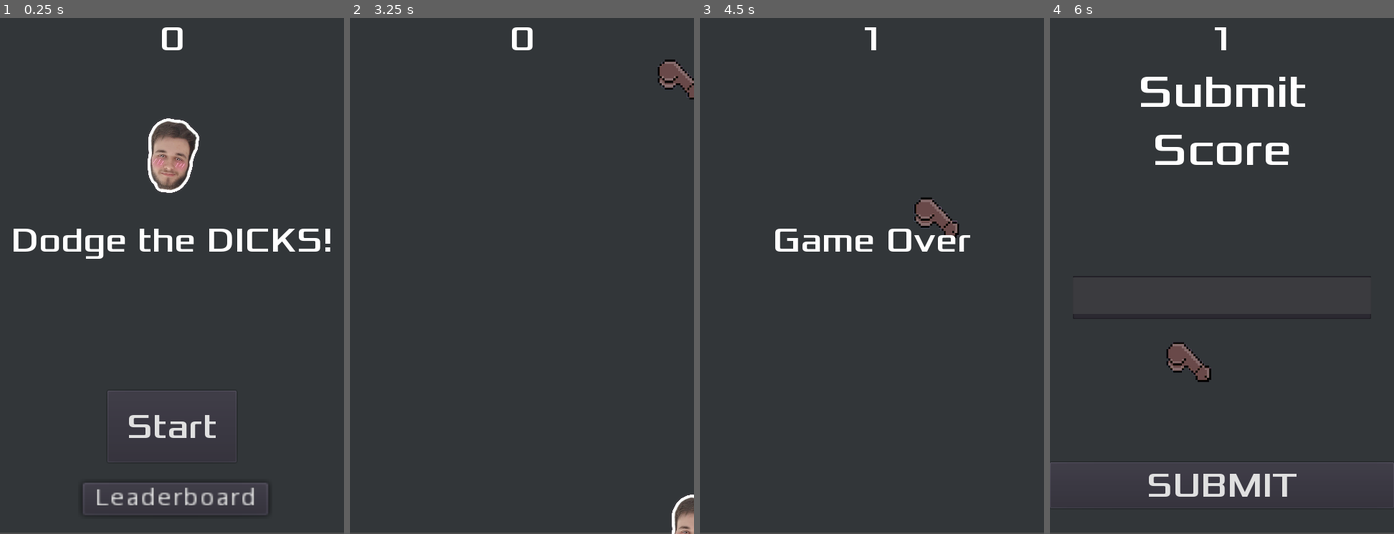
Above: before the commit, frames 1-4 (left to right).
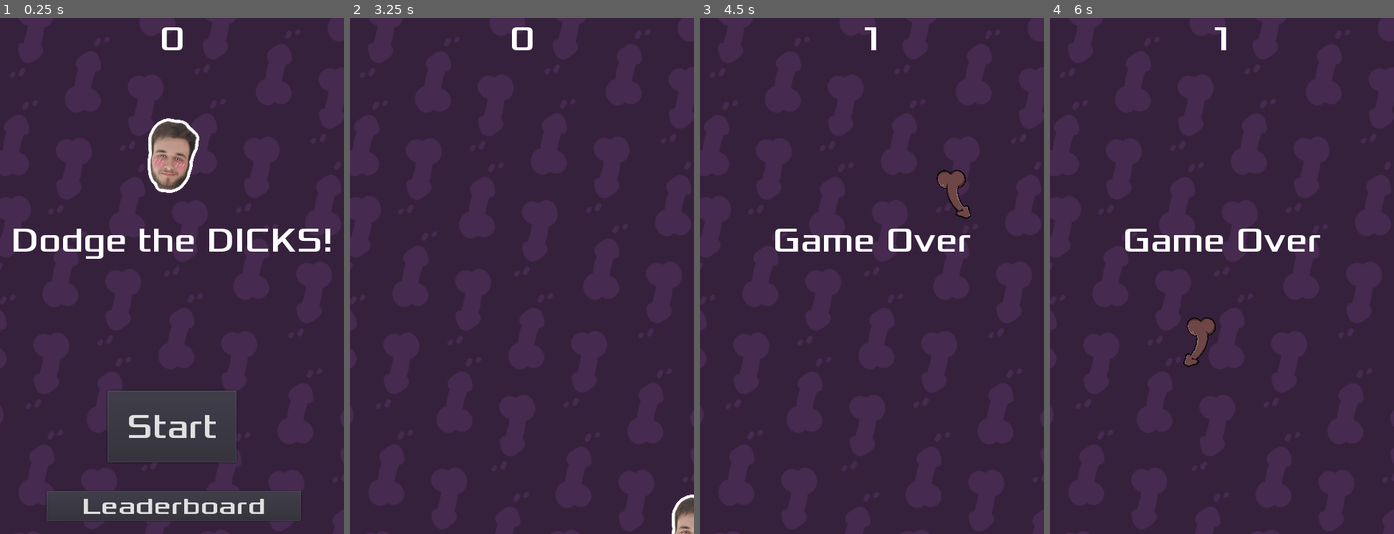
Above: after the commit, the same moments.

Repository: tonto98/DodgeTheD
Game: Godot game, scene res://Main.tscn
Same seed, same stepped clock (60 frames per second), same inputs: the game is played once before the commit and once after it.
Inputs:
- Up to frame 1 (0.25 s): no input
- Up to frame 2 (3.25 s): click "Start" at 0.5 s; tap Enter at 1.25 s; hold D (move_right) 1.28-2.03 s; tap Space (start_game) at 1.35, 2.1, 2.85 s; hold S (move_down) 2.03-2.78 s; hold D (move_right) from 2.78 s (still down)
- Up to frame 3 (4.5 s): release D (move_right) at 3.53 s; hold W (move_up) 3.53-4.28 s; tap Space (start_game) at 3.6, 4.35 s; hold A (move_left) from 4.28 s (still down)
- Up to frame 4 (6 s): tap Space (start_game) at 5.1, 5.85 s; release A (move_left) at 5.78 s; hold S (move_down) from 5.78 s (still down)

The runs differ from the first frame. In frame 1, 2.4% of the frame differs, in the area x 0-100%, y 89-100%; in frame 2, 0.8%; in frame 3, 1.3%; in frame 4, 12%, in the area x 0-100%, y 11-100%.
Error in both runs: Unable to iterate on object of type 'Nil'. (res://Leaderboard.gd:15)

Commit message:
v2 complete

Diff:
--- a/HUD.tscn
+++ b/HUD.tscn
@@ -75,15 +75,15 @@
 one_shot = true
 
 [node name="LeaderboardButton" type="Button" parent="." groups=["hud"]]
-anchor_left = 0.5
 anchor_top = 1.0
-anchor_right = 0.5
+anchor_right = 1.0
 anchor_bottom = 1.0
-margin_left = -125.0
-margin_top = -72.0
-margin_right = -34.0
-margin_bottom = -52.0
-rect_scale = Vector2( 2.8536, 2.31094 )
+margin_left = 65.0
+margin_top = -60.0
+margin_right = 23.0
+margin_bottom = 4.0
+rect_scale = Vector2( 0.810746, 0.656569 )
+custom_fonts/font = SubResource( 2 )
 text = "Leaderboard"
 __meta__ = {
 "_edit_use_anchors_": false
--- a/Leaderboard.tscn
+++ b/Leaderboard.tscn
@@ -1,6 +1,7 @@
-[gd_scene load_steps=7 format=2]
+[gd_scene load_steps=8 format=2]
 
 [ext_resource path="res://Leaderboard.gd" type="Script" id=1]
+[ext_resource path="res://art/dicks/crown.png" type="Texture" id=2]
 
 [sub_resource type="DynamicFontData" id=1]
 font_path = "res://fonts/Xolonium-Regular.ttf"
@@ -71,4 +72,24 @@
 "_edit_use_anchors_": false
 }
 
+[node name="Dick1" type="TextureRect" parent="." groups=["leaderboard"]]
+margin_right = 40.0
+margin_bottom = 40.0
+rect_scale = Vector2( 0.0992246, 0.0992246 )
+texture = ExtResource( 2 )
+__meta__ = {
+"_edit_use_anchors_": false
+}
+
+[node name="Dick2" type="TextureRect" parent="." groups=["leaderboard"]]
+margin_left = 416.0
+margin_right = 1062.0
+margin_bottom = 1019.0
+rect_scale = Vector2( 0.0992246, 0.0992246 )
+texture = ExtResource( 2 )
+flip_h = true
+__meta__ = {
+"_edit_use_anchors_": false
+}
+
 [connection signal="pressed" from="BackButton" to="." method="_on_BackButton_pressed"]
--- a/Main.gd
+++ b/Main.gd
@@ -2,6 +2,11 @@
 
 export(PackedScene) var mob_scene
 var score = 0
+
+var test_counter = 0
+var camera_trauma = 0.0
+
+var mob_aim_offset = 4
 
 func _ready():
 	randomize()
@@ -27,6 +32,8 @@
 
 
 func _on_MobTimer_timeout():
+	test_counter += 1
+	print("Spawning mob: " + str(test_counter))
 	var mob_spawn_location = get_node("MobPath/MobSpawnLocation");
 	mob_spawn_location.offset = randi()
 
@@ -55,16 +62,16 @@
 	"""
 
 	# Choose the velocity.
-	var velocity = Vector2(1, 0).rotated(mob.rotation + rand_range(-PI / 4, PI / 4)) * get_random_speed()
+	var velocity = Vector2(1, 0).rotated(mob.rotation + rand_range(-PI / mob_aim_offset, PI / mob_aim_offset)) * get_random_speed()
 	#var velocity = Vector2(rand_velocity, rand_velocity)
 	mob.linear_velocity = velocity#.rotated(direction)
 
 func get_random_speed():
+	if score > 30:
+		return rand_range(400.0, 450.0)
 	if score > 13:
-		$ShakeCamera2D.add_trauma(0.4)
-		return rand_range(350.0, 450.0)
+		return rand_range(350.0, 400.0)
 	if score > 5:
-		$ShakeCamera2D.add_trauma(0.25)
 		return rand_range(250.0, 350.0)
 	return rand_range(150.0, 250.0)
 
@@ -72,11 +79,28 @@
 	score += 1
 	$HUD.update_score(score)
 
+	update_camera_shake()
+	update_mob_aim()
+
 	if score > 20:
-		var temp = $MobTimer.wait_time - 0.5
-		if temp > 0:
+		var temp = $MobTimer.wait_time - 0.005
+		if temp > 0.275:
 			$MobTimer.wait_time = temp
+	print("spawn rate is now: " + str($MobTimer.wait_time))
 
+func update_mob_aim():
+	var temp = mob_aim_offset + 0.12
+	if temp < 16:
+		mob_aim_offset = temp
+	print("Mob aim offset is: " + str(mob_aim_offset))
+
+func update_camera_shake():
+	if score == 5:
+		camera_trauma = 0.25
+	if score > 13 and camera_trauma <= 0.35:
+		camera_trauma += 0.002
+	print("camera trauma is: " + str(camera_trauma))
+	$ShakeCamera2D.add_trauma(camera_trauma)
 
 func _on_StartTimer_timeout():
 	$MobTimer.start()
--- a/Main.tscn
+++ b/Main.tscn
@@ -8,6 +8,7 @@
 [ext_resource path="res://art/game_over.mp3" type="AudioStream" id=6]
 [ext_resource path="res://ShakeCamera2D.gd" type="Script" id=7]
 [ext_resource path="res://Leaderboard.tscn" type="PackedScene" id=8]
+[ext_resource path="res://art/background.png" type="Texture" id=9]
 
 [sub_resource type="Curve2D" id=1]
 _data = {
@@ -18,10 +19,16 @@
 script = ExtResource( 2 )
 mob_scene = ExtResource( 3 )
 
-[node name="ColorRect" type="ColorRect" parent="."]
+[node name="TextureRect" type="TextureRect" parent="."]
 anchor_right = 1.0
 anchor_bottom = 1.0
-color = Color( 0.2, 0.215686, 0.227451, 1 )
+margin_left = -95.0
+margin_top = -106.0
+margin_right = 1045.0
+margin_bottom = 1334.0
+rect_scale = Vector2( 0.424731, 0.424731 )
+texture = ExtResource( 9 )
+stretch_mode = 2
 __meta__ = {
 "_edit_use_anchors_": false
 }
@@ -32,7 +39,7 @@
 position = Vector2( 240, 450 )
 
 [node name="MobTimer" type="Timer" parent="."]
-wait_time = 0.5
+wait_time = 0.7
 
 [node name="ScoreTimer" type="Timer" parent="."]
 
--- a/Mob.tscn
+++ b/Mob.tscn
@@ -1,31 +1,35 @@
-[gd_scene load_steps=8 format=2]
+[gd_scene load_steps=12 format=2]
 
-[ext_resource path="res://art/dicks/d2.png" type="Texture" id=1]
-[ext_resource path="res://art/dicks/d1.png" type="Texture" id=2]
-[ext_resource path="res://art/dicks/d3.png" type="Texture" id=3]
-[ext_resource path="res://art/dicks/d4.png" type="Texture" id=4]
+[ext_resource path="res://art/dicks/pink2.png" type="Texture" id=1]
+[ext_resource path="res://art/dicks/white2.png" type="Texture" id=2]
+[ext_resource path="res://art/dicks/pink1.png" type="Texture" id=3]
+[ext_resource path="res://art/dicks/white1.png" type="Texture" id=4]
+[ext_resource path="res://art/dicks/eldick1.png" type="Texture" id=5]
+[ext_resource path="res://art/dicks/black2.png" type="Texture" id=6]
 [ext_resource path="res://Mob.gd" type="Script" id=7]
+[ext_resource path="res://art/dicks/eldick2.png" type="Texture" id=8]
+[ext_resource path="res://art/dicks/black1.png" type="Texture" id=9]
 
 [sub_resource type="SpriteFrames" id=1]
 animations = [ {
-"frames": [ ExtResource( 2 ) ],
+"frames": [ ExtResource( 3 ), ExtResource( 1 ) ],
 "loop": true,
 "name": "pink",
 "speed": 5.0
 }, {
-"frames": [ ExtResource( 3 ) ],
+"frames": [ ExtResource( 4 ), ExtResource( 2 ) ],
 "loop": true,
 "name": "white",
 "speed": 5.0
 }, {
-"frames": [ ExtResource( 4 ) ],
+"frames": [ ExtResource( 9 ), ExtResource( 6 ) ],
 "loop": true,
 "name": "nig",
 "speed": 5.0
 }, {
-"frames": [ ExtResource( 1 ) ],
+"frames": [ ExtResource( 5 ), ExtResource( 8 ) ],
 "loop": true,
-"name": "el_dick",
+"name": "eldick",
 "speed": 5.0
 } ]
 
@@ -42,9 +46,11 @@
 }
 
 [node name="AnimatedSprite" type="AnimatedSprite" parent="."]
-scale = Vector2( 0.343003, 0.326638 )
+rotation = 1.57532
+scale = Vector2( 0.0597661, 0.0569146 )
 frames = SubResource( 1 )
-animation = "nig"
+animation = "pink"
+frame = 1
 playing = true
 
 [node name="CollisionShape2D" type="CollisionShape2D" parent="."]
--- a/Player.tscn
+++ b/Player.tscn
@@ -54,7 +54,6 @@
 scale = Vector2( 0.0790956, 0.0781502 )
 frames = SubResource( 1 )
 animation = "panic"
-frame = 2
 playing = true
 
 [node name="CollisionShape2D" type="CollisionShape2D" parent="."]
--- a/ShakeCamera2D.gd
+++ b/ShakeCamera2D.gd
@@ -1,6 +1,6 @@
 extends Camera2D
 
-export var decay = 0.8  # How quickly the shaking stops [0, 1].
+export var decay = 0.65  # How quickly the shaking stops [0, 1].
 export var max_offset = Vector2(100, 75)  # Maximum hor/ver shake in pixels.
 export var max_roll = 0.1  # Maximum rotation in radians (use sparingly).
 export (NodePath) var target  # Assign the node this camera will follow.
--- a/project.godot
+++ b/project.godot
@@ -10,14 +10,16 @@
 
 [application]
 
-config/name="First Game"
+config/name="Kurcem U Celo"
 run/main_scene="res://Main.tscn"
-config/icon="res://icon.png"
+boot_splash/image="res://splash.png"
+config/icon="res://art/dicks/crown.png"
 
 [display]
 
 window/size/width=480
 window/size/height=720
+mouse_cursor/custom_image="res://cursor.png"
 window/stretch/mode="2d"
 window/stretch/aspect="keep"
 
@@ -30,21 +32,29 @@
 move_right={
 "deadzone": 0.5,
 "events": [ Object(InputEventKey,"resource_local_to_scene":false,"resource_name":"","device":0,"alt":false,"shift":false,"control":false,"meta":false,"command":false,"pressed":false,"scancode":68,"physical_scancode":0,"unicode":0,"echo":false,"script":null)
+, Object(InputEventKey,"resource_local_to_scene":false,"resource_name":"","device":0,"alt":false,"shift":false,"control":false,"meta":false,"command":false,"pressed":false,"scancode":16777233,"physical_scancode":0,"unicode":0,"echo":false,"script":null)
+, Object(InputEventJoypadMotion,"resource_local_to_scene":false,"resource_name":"","device":0,"axis":0,"axis_value":1.0,"script":null)
  ]
 }
 move_left={
 "deadzone": 0.5,
 "events": [ Object(InputEventKey,"resource_local_to_scene":false,"resource_name":"","device":0,"alt":false,"shift":false,"control":false,"meta":false,"command":false,"pressed":false,"scancode":65,"physical_scancode":0,"unicode":0,"echo":false,"script":null)
+, Object(InputEventKey,"resource_local_to_scene":false,"resource_name":"","device":0,"alt":false,"shift":false,"control":false,"meta":false,"command":false,"pressed":false,"scancode":16777231,"physical_scancode":0,"unicode":0,"echo":false,"script":null)
+, Object(InputEventJoypadMotion,"resource_local_to_scene":false,"resource_name":"","device":0,"axis":0,"axis_value":-1.0,"script":null)
  ]
 }
 move_up={
 "deadzone": 0.5,
 "events": [ Object(InputEventKey,"resource_local_to_scene":false,"resource_name":"","device":0,"alt":false,"shift":false,"control":false,"meta":false,"command":false,"pressed":false,"scancode":87,"physical_scancode":0,"unicode":0,"echo":false,"script":null)
+, Object(InputEventKey,"resource_local_to_scene":false,"resource_name":"","device":0,"alt":false,"shift":false,"control":false,"meta":false,"command":false,"pressed":false,"scancode":16777232,"physical_scancode":0,"unicode":0,"echo":false,"script":null)
+, Object(InputEventJoypadMotion,"resource_local_to_scene":false,"resource_name":"","device":0,"axis":1,"axis_value":-1.0,"script":null)
  ]
 }
 move_down={
 "deadzone": 0.5,
 "events": [ Object(InputEventKey,"resource_local_to_scene":false,"resource_name":"","device":0,"alt":false,"shift":false,"control":false,"meta":false,"command":false,"pressed":false,"scancode":83,"physical_scancode":0,"unicode":0,"echo":false,"script":null)
+, Object(InputEventKey,"resource_local_to_scene":false,"resource_name":"","device":0,"alt":false,"shift":false,"control":false,"meta":false,"command":false,"pressed":false,"scancode":16777234,"physical_scancode":0,"unicode":0,"echo":false,"script":null)
+, Object(InputEventJoypadMotion,"resource_local_to_scene":false,"resource_name":"","device":0,"axis":1,"axis_value":1.0,"script":null)
  ]
 }
 start_game={
Not shown: 1 places in Main.tscn that only renumber resources
Binary file added: art/background.png
Not shown, added: art/background.png.import
Binary file added: art/dicks/black1.png
Not shown, changed: art/dicks/black1.png.import
Binary file added: art/dicks/black2.png
Not shown, added: art/dicks/black2.png.import
Binary file added: art/dicks/crown.ico
Binary file added: art/dicks/crown.png
Not shown, changed: art/dicks/crown.png.import
Binary file removed: art/dicks/d1.png
Binary file removed: art/dicks/d2.png
(and 19 more such lines)
